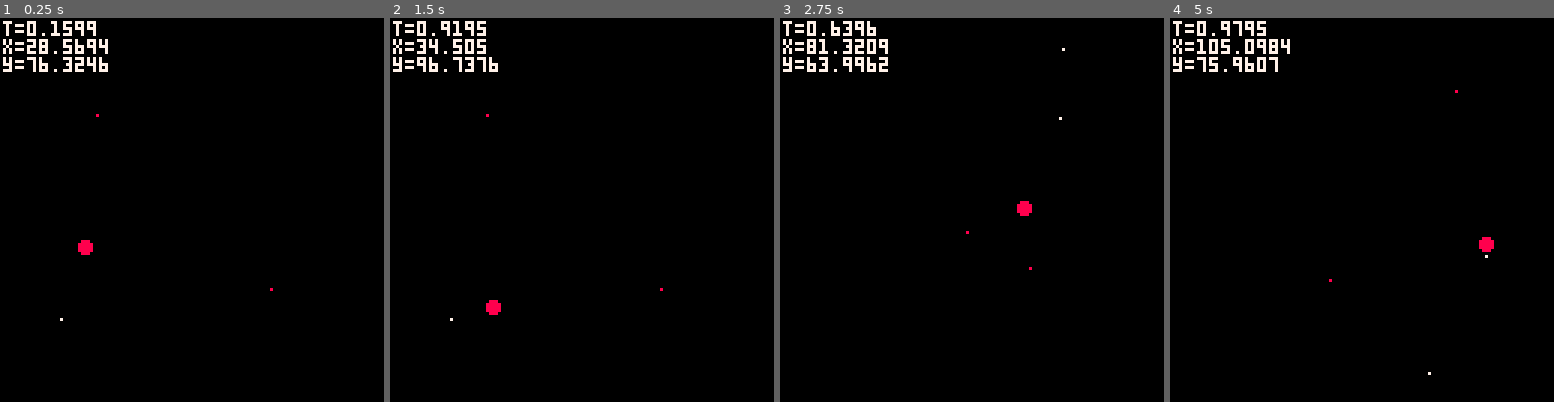
Above: before the commit, frames 1-4 (left to right).
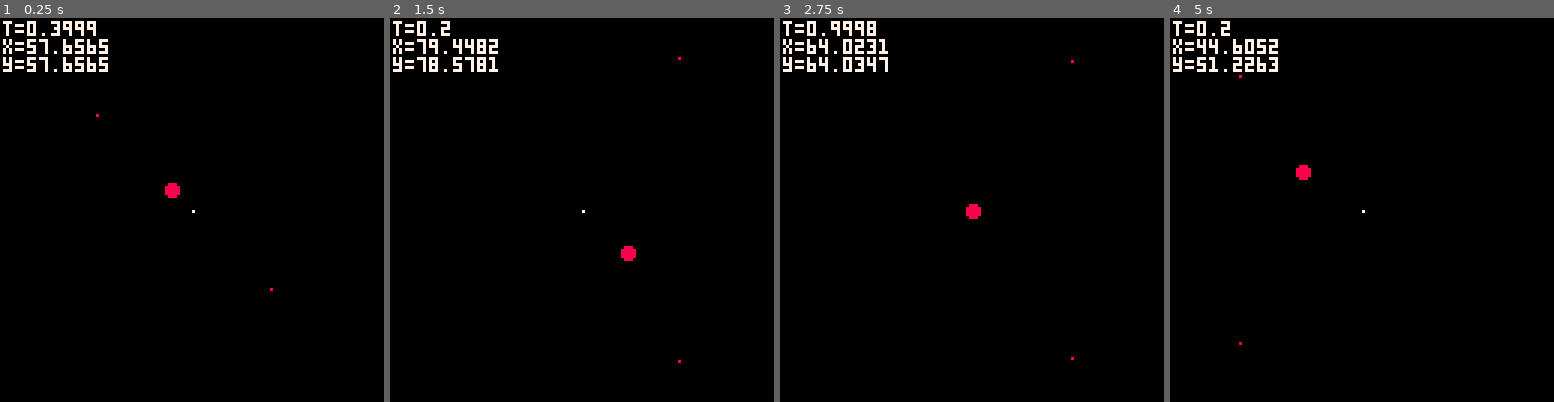
Above: after the commit, the same moments.

Repository: kadoyan/PICO-8-Carts
Game: PICO-8 cartridge 2points-curve-2anchor.p8
Same seed, same stepped clock (60 frames per second), same inputs: the game is played once before the commit and once after it.
Inputs:
- Up to frame 1 (0.25 s): no input
- Up to frame 2 (1.5 s): no input
- Up to frame 3 (2.75 s): no input
- Up to frame 4 (5 s): no input

The runs differ from the first frame. In frame 1, 0.7% of the frame differs, in the area x 7-51%, y 0-79%; in frame 2, 0.8%; in frame 3, 0.7%; in frame 4, 1.0%, in the area x 7-85%, y 0-93%.

Commit message:
add function

Diff:
--- a/2points-curve-2anchor.p8
+++ b/2points-curve-2anchor.p8
@@ -2,39 +2,53 @@
 version 41
 __lua__
 function _init()
-t=0
-x,y=0,0
-x1,y1=20,100
-x2,y2=20,100
-px1,py1=32,32
-px2,py2=90,90
+	t=0
+	x,y=0,0
+	x1,y1=64,64
+	x2,y2=64,64
+	px1,py1=32,32
+	px2,py2=90,90
+	dst=60
 end
 
 function _update()
-t+=0.02
-if t>1 then
-	t=0
-	x1,y1=rnd(127),rnd(127)
-	x2,y2=rnd(127),rnd(127)
-	px1,py1=rnd(127),rnd(127)
-	px2,py2=rnd(127),rnd(127)
-end
-x=(1-t)^3*x1+3*(1-t)^2*t*px1
-	+3*(1-t)*t^2*px2+t^3*x2
-y=(1-t)^3*y1+3*(1-t)^2*t*py1
-	+3*(1-t)*t^2*py2+t^3*y2
+	t+=0.05
+	if t>1 then
+		t=0
+		local r=rnd(1)
+		px1,py1,
+		px2,py2=
+		cos(t-r)*dst+x1,
+		sin(t-r)*dst+y1,
+		cos(t+r)*dst+x1,
+		sin(t+r)*dst+y1
+	end
+
+	local crv=curve(x1,y1,x2,y2,
+		px1,py1,px2,py2)
+	x,y=crv.x,crv.y
 end
 
 function _draw()
 cls()
-pset(x1,y1,7)
-pset(x2,y2,7)
-pset(px1,py1,8)
-pset(px2,py2,8)
-circfill(x,y,2,8)
-print("t="..t,1,1,7)
-?("x="..x)
-?("y="..y)
+	pset(x1,y1,7)
+	pset(x2,y2,7)
+	pset(px1,py1,8)
+	pset(px2,py2,8)
+	circfill(x,y,2,8)
+	print("t="..t,1,1,7)
+	?("x="..x)
+	?("y="..y)
+end
+-->8
+function curve(
+x1,y1,x2,y2,px1,py1,px2,py2)
+	local x,y
+	=(1-t)^3*x1+3*(1-t)^2*t*px1
+		+3*(1-t)*t^2*px2+t^3*x2
+	,(1-t)^3*y1+3*(1-t)^2*t*py1
+		+3*(1-t)*t^2*py2+t^3*y2
+	return {x=x,y=y}
 end
 __gfx__
 00000000333333330000000000000000000000000000000000000000000000000000000000000000000000000000000000000000000000000000000000000000
